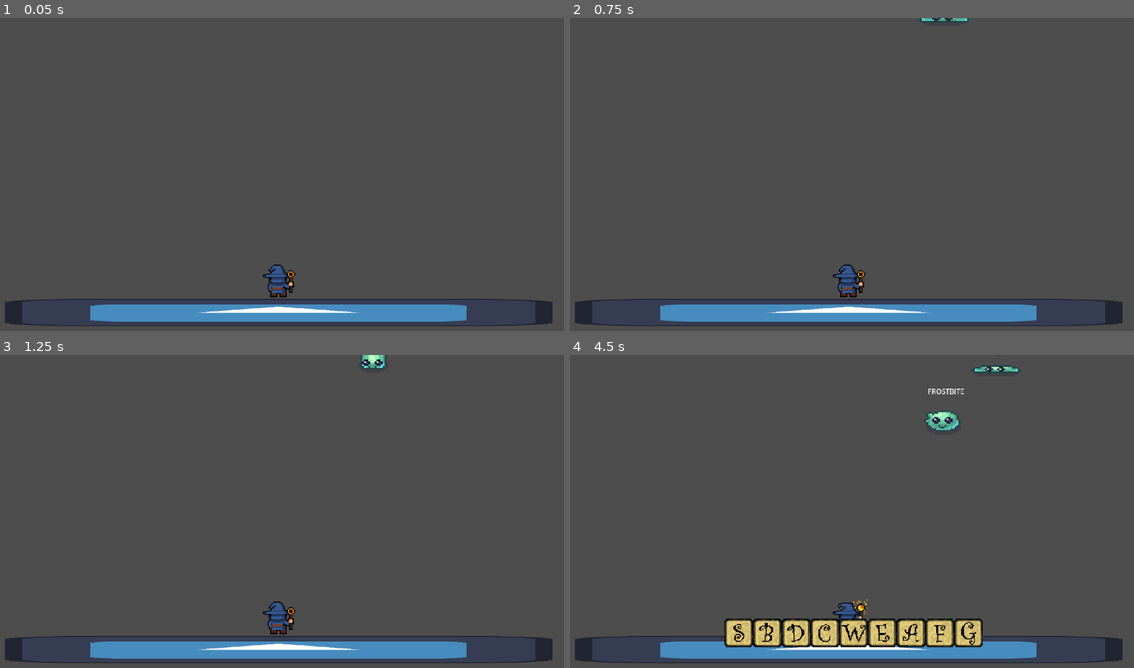
Above: before the commit, frames 1-4 (two rows, left to right).
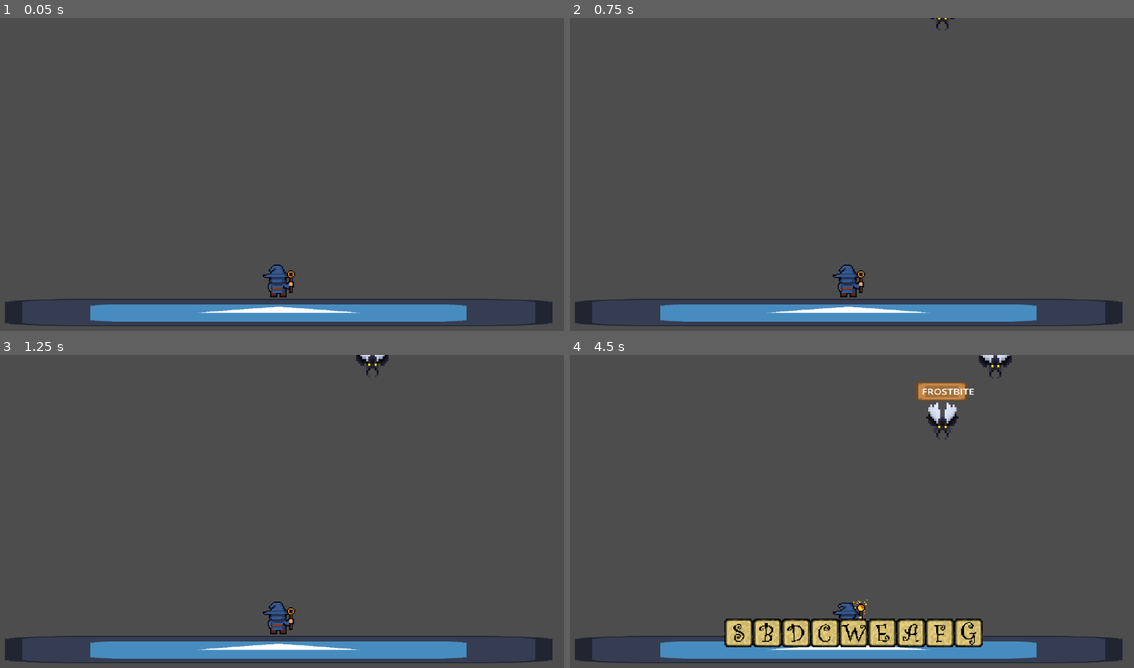
Above: after the commit, the same moments.

Repository: Mark-0909/Type-Wizard-Tower-Defense
Game: Godot game, scene res://nodes/main.tscn
Two runs of this game, one before a commit and one after it. Both use one fixed random seed, a clock stepped at 60 frames per second and the inputs below. The engine's default icon, where the game draws it, is replaced by a stand-in: a white triangle on a blue panel in a dark square.
Inputs:
- Up to frame 1 (0.05 s): no input
- Up to frame 2 (0.75 s): tap Enter at 0.5 s; hold D from 0.53 s (still down); tap Space (Clear) at 0.6 s
- Up to frame 3 (1.25 s): keep holding D
- Up to frame 4 (4.5 s): release D at 1.28 s; hold S 1.28-2.03 s; tap one key every 0.75 s from 1.35 s: B C E F G; hold D 2.03-2.78 s; hold W 2.78-3.53 s; hold A from 3.53 s (still down)

Frame 1 is identical in both runs. In frame 2, 0.1% of the frame differs, in the area x 62-71%, y 0-5%; in frame 3, 0.2%; in frame 4, 1.4%, in the area x 61-80%, y 0-28%.

Commit message:
added enemy 2

Diff:
--- a/nodes/enemy1.tscn
+++ b/nodes/enemy1.tscn
@@ -1,8 +1,51 @@
-[gd_scene load_steps=24 format=3 uid="uid://eit30frmp6kp"]
+[gd_scene load_steps=44 format=3 uid="uid://eit30frmp6kp"]
 
 [ext_resource type="Script" path="res://scripts/enemy_1.gd" id="1_b4256"]
 [ext_resource type="Texture2D" uid="uid://b0ixe0rndbyr2" path="res://assets/enemy/slime1/Slime1_Death_full with fire.png" id="2_ndip2"]
+[ext_resource type="Texture2D" uid="uid://chkvakwe08xle" path="res://assets/enemy/slime1/Slime1_Attack_full.png" id="2_u6tlb"]
 [ext_resource type="Texture2D" uid="uid://brmqg4w5s8irl" path="res://assets/enemy/slime1/Slime1_Run_full.png" id="3_mel7l"]
+[ext_resource type="Texture2D" uid="uid://cc62i5jos0t6i" path="res://assets/enemy/slime1/Slime1_Idle_full.png" id="5_2ihxl"]
+[ext_resource type="Texture2D" uid="uid://bvjs16alm5n87" path="res://assets/tilemap_packed.png" id="6_ak1ml"]
+
+[sub_resource type="AtlasTexture" id="AtlasTexture_5sy23"]
+atlas = ExtResource("2_u6tlb")
+region = Rect2(0, 0, 64, 64)
+
+[sub_resource type="AtlasTexture" id="AtlasTexture_b8cgu"]
+atlas = ExtResource("2_u6tlb")
+region = Rect2(64, 0, 64, 64)
+
+[sub_resource type="AtlasTexture" id="AtlasTexture_x534u"]
+atlas = ExtResource("2_u6tlb")
+region = Rect2(128, 0, 64, 64)
+
+[sub_resource type="AtlasTexture" id="AtlasTexture_85sya"]
+atlas = ExtResource("2_u6tlb")
+region = Rect2(192, 0, 64, 64)
+
+[sub_resource type="AtlasTexture" id="AtlasTexture_3b0da"]
+atlas = ExtResource("2_u6tlb")
+region = Rect2(256, 0, 64, 64)
+
+[sub_resource type="AtlasTexture" id="AtlasTexture_p1xse"]
+atlas = ExtResource("2_u6tlb")
+region = Rect2(320, 0, 64, 64)
+
+[sub_resource type="AtlasTexture" id="AtlasTexture_2oy30"]
+atlas = ExtResource("2_u6tlb")
+region = Rect2(384, 0, 64, 64)
+
+[sub_resource type="AtlasTexture" id="AtlasTexture_g7bg8"]
+atlas = ExtResource("2_u6tlb")
+region = Rect2(448, 0, 64, 64)
+
+[sub_resource type="AtlasTexture" id="AtlasTexture_axuee"]
+atlas = ExtResource("2_u6tlb")
+region = Rect2(512, 0, 64, 64)
+
+[sub_resource type="AtlasTexture" id="AtlasTexture_xq012"]
+atlas = ExtResource("2_u6tlb")
+region = Rect2(576, 0, 64, 64)
 
 [sub_resource type="AtlasTexture" id="AtlasTexture_tq6jd"]
 atlas = ExtResource("2_ndip2")
@@ -75,9 +118,68 @@
 [sub_resource type="AtlasTexture" id="AtlasTexture_bg5yp"]
 atlas = ExtResource("3_mel7l")
 region = Rect2(448, 0, 64, 64)
+
+[sub_resource type="AtlasTexture" id="AtlasTexture_3m3sv"]
+atlas = ExtResource("5_2ihxl")
+region = Rect2(0, 0, 64, 64)
+
+[sub_resource type="AtlasTexture" id="AtlasTexture_r6wd5"]
+atlas = ExtResource("5_2ihxl")
+region = Rect2(64, 0, 64, 64)
+
+[sub_resource type="AtlasTexture" id="AtlasTexture_xp1jr"]
+atlas = ExtResource("5_2ihxl")
+region = Rect2(128, 0, 64, 64)
+
+[sub_resource type="AtlasTexture" id="AtlasTexture_vpdue"]
+atlas = ExtResource("5_2ihxl")
+region = Rect2(192, 0, 64, 64)
+
+[sub_resource type="AtlasTexture" id="AtlasTexture_4p3pp"]
+atlas = ExtResource("5_2ihxl")
+region = Rect2(256, 0, 64, 64)
+
+[sub_resource type="AtlasTexture" id="AtlasTexture_7o4dg"]
+atlas = ExtResource("5_2ihxl")
+region = Rect2(320, 0, 64, 64)
 
 [sub_resource type="SpriteFrames" id="SpriteFrames_t3iou"]
 animations = [{
+"frames": [{
+"duration": 1.0,
+"texture": SubResource("AtlasTexture_5sy23")
+}, {
+"duration": 1.0,
+"texture": SubResource("AtlasTexture_b8cgu")
+}, {
+"duration": 1.0,
+"texture": SubResource("AtlasTexture_x534u")
+}, {
+"duration": 1.0,
+"texture": SubResource("AtlasTexture_85sya")
+}, {
+"duration": 1.0,
+"texture": SubResource("AtlasTexture_3b0da")
+}, {
+"duration": 1.0,
+"texture": SubResource("AtlasTexture_p1xse")
+}, {
+"duration": 1.0,
+"texture": SubResource("AtlasTexture_2oy30")
+}, {
+"duration": 1.0,
+"texture": SubResource("AtlasTexture_g7bg8")
+}, {
+"duration": 1.0,
+"texture": SubResource("AtlasTexture_axuee")
+}, {
+"duration": 1.0,
+"texture": SubResource("AtlasTexture_xq012")
+}],
+"loop": true,
+"name": &"attack",
+"speed": 9.0
+}, {
 "frames": [{
 "duration": 1.0,
 "texture": SubResource("AtlasTexture_tq6jd")
@@ -141,10 +243,37 @@
 "loop": true,
 "name": &"default",
 "speed": 9.0
+}, {
+"frames": [{
+"duration": 1.0,
+"texture": SubResource("AtlasTexture_3m3sv")
+}, {
+"duration": 1.0,
+"texture": SubResource("AtlasTexture_r6wd5")
+}, {
+"duration": 1.0,
+"texture": SubResource("AtlasTexture_xp1jr")
+}, {
+"duration": 1.0,
+"texture": SubResource("AtlasTexture_vpdue")
+}, {
+"duration": 1.0,
+"texture": SubResource("AtlasTexture_4p3pp")
+}, {
+"duration": 1.0,
+"texture": SubResource("AtlasTexture_7o4dg")
+}],
+"loop": true,
+"name": &"idle",
+"speed": 9.0
 }]
 
 [sub_resource type="CircleShape2D" id="CircleShape2D_hg4es"]
 radius = 51.5261
+
+[sub_resource type="AtlasTexture" id="AtlasTexture_nr2my"]
+atlas = ExtResource("6_ak1ml")
+region = Rect2(176, 0, 16, 16)
 
 [node name="enemy1" type="CharacterBody2D" groups=["enemy"]]
 scale = Vector2(2.2955, 2.19078)
@@ -154,17 +283,9 @@
 position = Vector2(7.62939e-06, -9.35741)
 scale = Vector2(4.65585, 3.87276)
 sprite_frames = SubResource("SpriteFrames_t3iou")
-animation = &"death"
+animation = &"attack"
 autoplay = "default"
-frame_progress = 0.587868
-
-[node name="word" type="Label" parent="."]
-offset_left = -33.0
-offset_top = -86.0
-offset_right = 30.0
-offset_bottom = -63.0
-text = "WORD"
-horizontal_alignment = 1
+frame_progress = 0.709697
 
 [node name="RayCast2D" type="RayCast2D" parent="."]
 position = Vector2(0, 63.4477)
@@ -173,3 +294,37 @@
 [node name="CollisionShape2D" type="CollisionShape2D" parent="."]
 position = Vector2(0.217816, -10.2703)
 shape = SubResource("CircleShape2D_hg4es")
+
+[node name="TextureRect" type="TextureRect" parent="."]
+offset_left = -56.6325
+offset_top = -98.1386
+offset_right = -16.6325
+offset_bottom = -58.1386
+scale = Vector2(2.66203, 1.09567)
+texture = SubResource("AtlasTexture_nr2my")
+
+[node name="word" type="Label" parent="TextureRect"]
+offset_left = 4.58213
+offset_top = 7.9154
+offset_right = 67.5821
+offset_bottom = 30.9154
+scale = Vector2(0.481177, 1.04531)
+text = "WORD"
+horizontal_alignment = 1
+
+[node name="TextureRect2" type="TextureRect" parent="."]
+offset_left = -56.6325
+offset_top = -98.1386
+offset_right = -16.6325
+offset_bottom = -58.1386
+scale = Vector2(2.66203, 1.09567)
+texture = SubResource("AtlasTexture_nr2my")
+
+[node name="word" type="Label" parent="TextureRect2"]
+offset_left = 4.58213
+offset_top = 7.9154
+offset_right = 67.5821
+offset_bottom = 30.9154
+scale = Vector2(0.481177, 1.04531)
+text = "WORD"
+horizontal_alignment = 1
--- /dev/null
+++ b/nodes/enemy2.tscn
@@ -0,0 +1,199 @@
+[gd_scene load_steps=27 format=3 uid="uid://cvnxetekngbql"]
+
+[ext_resource type="Script" path="res://scripts/enemy_1.gd" id="1_efkvo"]
+[ext_resource type="Texture2D" uid="uid://cqeo5afwa2ft0" path="res://assets/enemy/beetle/Beetledeath.png" id="2_3smkj"]
+[ext_resource type="Texture2D" uid="uid://dumh6xsbdg2a8" path="res://assets/enemy/beetle/BeetleAttack.png" id="2_w6ttt"]
+[ext_resource type="Texture2D" uid="uid://blp2caecb3o6t" path="res://assets/enemy/beetle/BeetleMove.png" id="2_x24ig"]
+[ext_resource type="Texture2D" uid="uid://bvjs16alm5n87" path="res://assets/tilemap_packed.png" id="6_q6nta"]
+
+[sub_resource type="AtlasTexture" id="AtlasTexture_lnl2y"]
+atlas = ExtResource("2_w6ttt")
+region = Rect2(0, 0, 32, 32)
+
+[sub_resource type="AtlasTexture" id="AtlasTexture_semdt"]
+atlas = ExtResource("2_w6ttt")
+region = Rect2(32, 0, 32, 32)
+
+[sub_resource type="AtlasTexture" id="AtlasTexture_n4iry"]
+atlas = ExtResource("2_w6ttt")
+region = Rect2(64, 0, 32, 32)
+
+[sub_resource type="AtlasTexture" id="AtlasTexture_cxhv2"]
+atlas = ExtResource("2_w6ttt")
+region = Rect2(96, 0, 32, 32)
+
+[sub_resource type="AtlasTexture" id="AtlasTexture_8opl6"]
+atlas = ExtResource("2_w6ttt")
+region = Rect2(128, 0, 32, 32)
+
+[sub_resource type="AtlasTexture" id="AtlasTexture_u6ya2"]
+atlas = ExtResource("2_w6ttt")
+region = Rect2(160, 0, 32, 32)
+
+[sub_resource type="AtlasTexture" id="AtlasTexture_gj4kt"]
+atlas = ExtResource("2_3smkj")
+region = Rect2(0, 0, 32, 32)
+
+[sub_resource type="AtlasTexture" id="AtlasTexture_0k64q"]
+atlas = ExtResource("2_3smkj")
+region = Rect2(32, 0, 32, 32)
+
+[sub_resource type="AtlasTexture" id="AtlasTexture_7ire4"]
+atlas = ExtResource("2_3smkj")
+region = Rect2(64, 0, 32, 32)
+
+[sub_resource type="AtlasTexture" id="AtlasTexture_t20pi"]
+atlas = ExtResource("2_3smkj")
+region = Rect2(96, 0, 32, 32)
+
+[sub_resource type="AtlasTexture" id="AtlasTexture_7grkt"]
+atlas = ExtResource("2_x24ig")
+region = Rect2(0, 0, 32, 32)
+
+[sub_resource type="AtlasTexture" id="AtlasTexture_0pxv2"]
+atlas = ExtResource("2_x24ig")
+region = Rect2(32, 0, 32, 32)
+
+[sub_resource type="AtlasTexture" id="AtlasTexture_7c0iu"]
+atlas = ExtResource("2_x24ig")
+region = Rect2(64, 0, 32, 32)
+
+[sub_resource type="AtlasTexture" id="AtlasTexture_wb675"]
+atlas = ExtResource("2_x24ig")
+region = Rect2(96, 0, 32, 32)
+
+[sub_resource type="AtlasTexture" id="AtlasTexture_cq28k"]
+atlas = ExtResource("2_x24ig")
+region = Rect2(0, 0, 32, 32)
+
+[sub_resource type="AtlasTexture" id="AtlasTexture_obmkt"]
+atlas = ExtResource("2_x24ig")
+region = Rect2(32, 0, 32, 32)
+
+[sub_resource type="AtlasTexture" id="AtlasTexture_upii4"]
+atlas = ExtResource("2_x24ig")
+region = Rect2(64, 0, 32, 32)
+
+[sub_resource type="AtlasTexture" id="AtlasTexture_h5380"]
+atlas = ExtResource("2_x24ig")
+region = Rect2(96, 0, 32, 32)
+
+[sub_resource type="SpriteFrames" id="SpriteFrames_t3iou"]
+animations = [{
+"frames": [{
+"duration": 1.0,
+"texture": SubResource("AtlasTexture_lnl2y")
+}, {
+"duration": 1.0,
+"texture": SubResource("AtlasTexture_semdt")
+}, {
+"duration": 1.0,
+"texture": SubResource("AtlasTexture_n4iry")
+}, {
+"duration": 1.0,
+"texture": SubResource("AtlasTexture_cxhv2")
+}, {
+"duration": 1.0,
+"texture": SubResource("AtlasTexture_8opl6")
+}, {
+"duration": 1.0,
+"texture": SubResource("AtlasTexture_u6ya2")
+}],
+"loop": true,
+"name": &"attack",
+"speed": 9.0
+}, {
+"frames": [{
+"duration": 1.0,
+"texture": SubResource("AtlasTexture_gj4kt")
+}, {
+"duration": 1.0,
+"texture": SubResource("AtlasTexture_0k64q")
+}, {
+"duration": 1.0,
+"texture": SubResource("AtlasTexture_7ire4")
+}, {
+"duration": 1.0,
+"texture": SubResource("AtlasTexture_t20pi")
+}],
+"loop": true,
+"name": &"death",
+"speed": 9.0
+}, {
+"frames": [{
+"duration": 1.0,
+"texture": SubResource("AtlasTexture_7grkt")
+}, {
+"duration": 1.0,
+"texture": SubResource("AtlasTexture_0pxv2")
+}, {
+"duration": 1.0,
+"texture": SubResource("AtlasTexture_7c0iu")
+}, {
+"duration": 1.0,
+"texture": SubResource("AtlasTexture_wb675")
+}],
+"loop": true,
+"name": &"default",
+"speed": 9.0
+}, {
+"frames": [{
+"duration": 1.0,
+"texture": SubResource("AtlasTexture_cq28k")
+}, {
+"duration": 1.0,
+"texture": SubResource("AtlasTexture_obmkt")
+}, {
+"duration": 1.0,
+"texture": SubResource("AtlasTexture_upii4")
+}, {
+"duration": 1.0,
+"texture": SubResource("AtlasTexture_h5380")
+}],
+"loop": true,
+"name": &"idle",
+"speed": 9.0
+}]
+
+[sub_resource type="CircleShape2D" id="CircleShape2D_hg4es"]
+radius = 51.5261
+
+[sub_resource type="AtlasTexture" id="AtlasTexture_nr2my"]
+atlas = ExtResource("6_q6nta")
+region = Rect2(176, 0, 16, 16)
+
+[node name="enemy2" type="CharacterBody2D" groups=["enemy"]]
+scale = Vector2(2.2955, 2.19078)
+script = ExtResource("1_efkvo")
+
+[node name="AnimatedSprite2D" type="AnimatedSprite2D" parent="."]
+position = Vector2(0, -3.19521)
+scale = Vector2(4.62445, 5.54011)
+sprite_frames = SubResource("SpriteFrames_t3iou")
+autoplay = "default"
+frame_progress = 0.584573
+
+[node name="RayCast2D" type="RayCast2D" parent="."]
+position = Vector2(0, 63.4477)
+target_position = Vector2(-0.435635, 6.84688)
+
+[node name="CollisionShape2D" type="CollisionShape2D" parent="."]
+position = Vector2(0.217816, -10.2703)
+shape = SubResource("CircleShape2D_hg4es")
+
+[node name="TextureRect" type="TextureRect" parent="."]
+offset_left = -62.2958
+offset_top = -96.3127
+offset_right = -22.2958
+offset_bottom = -56.3127
+scale = Vector2(3.01054, 1.09567)
+texture = SubResource("AtlasTexture_nr2my")
+
+[node name="word" type="Label" parent="TextureRect"]
+offset_left = 4.58213
+offset_top = 7.9154
+offset_right = 67.5821
+offset_bottom = 30.9154
+scale = Vector2(0.481177, 1.04531)
+text = "WORDS"
+horizontal_alignment = 1
--- a/scripts/enemy_1.gd
+++ b/scripts/enemy_1.gd
@@ -7,8 +7,10 @@
 var _is_on_aim: bool = false
 
 func _ready() -> void:
-	$word.text = word.to_upper()
+	var label = $TextureRect/word
+	label.text = word.to_upper()
 	$RayCast2D.enabled = true
+
 
 func is_on_aim() -> bool:
 	return _is_on_aim
--- a/scripts/main.gd
+++ b/scripts/main.gd
@@ -23,7 +23,7 @@
 var velocity:float = 100.0
 
 # Enemies
-const ENEMY_1 = preload("res://nodes/enemy1.tscn")
+const ENEMY_1 = preload("res://nodes/enemy2.tscn")
 
 @onready var game_manager: Node = $GameManager
 @onready var typing_container: Control = $Typingcontainer
Binary file added: assets/enemy/beetle/BeetleAttack.png
Not shown, added: assets/enemy/beetle/BeetleAttack.png.import
Binary file added: assets/enemy/beetle/BeetleMove.png
Not shown, added: assets/enemy/beetle/BeetleMove.png.import
Binary file added: assets/enemy/beetle/Beetledeath.png
Not shown, added: assets/enemy/beetle/Beetledeath.png.import
Binary file added: assets/tilemap_packed.png
Not shown, added: assets/tilemap_packed.png.import
